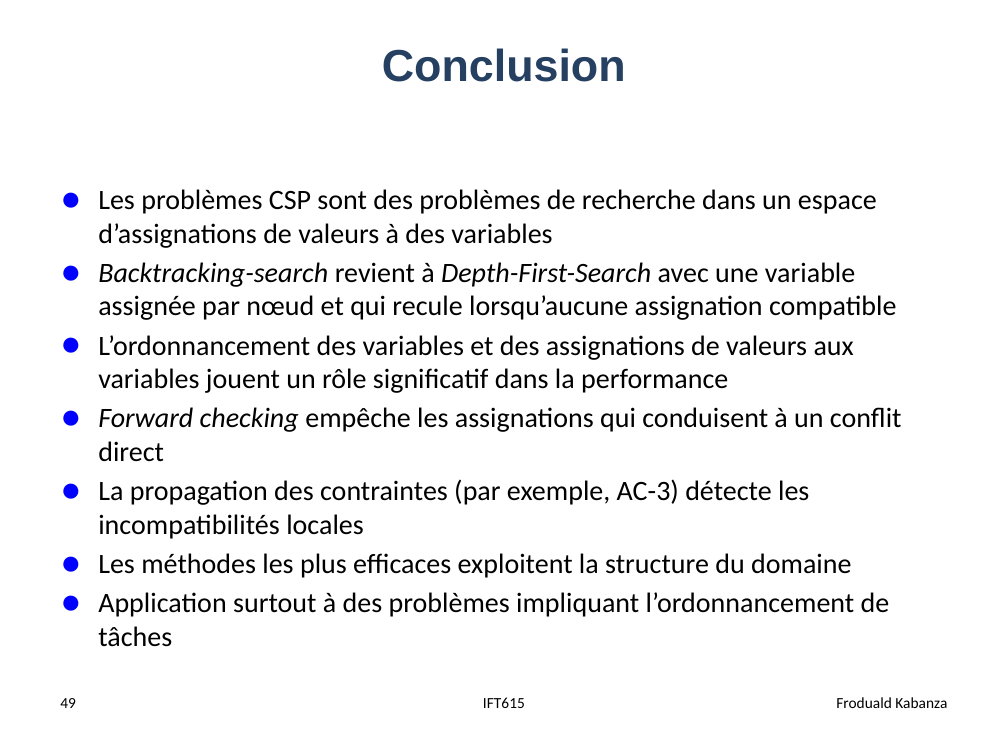
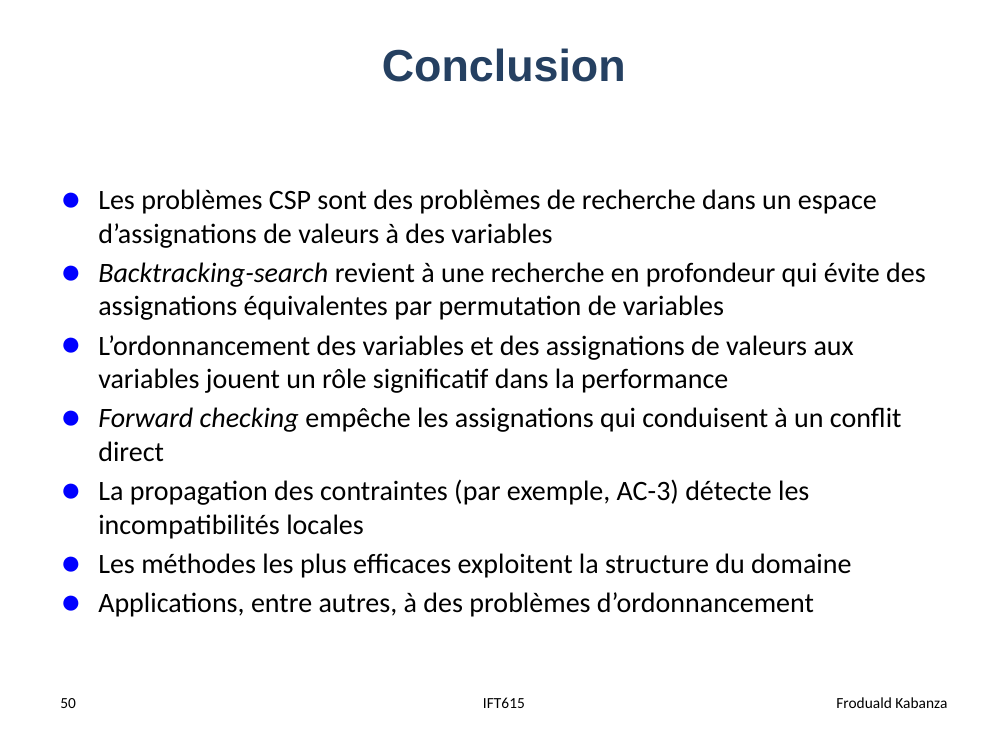
Before and after one commit to djeffkanda/djeffkanda.github.io, a slide deck: slide 50 of ift/assets/slides/ift615-19-Recherche locale par la satisfaction de contraintes.pptx (slide 49 before the commit). Drawn at 1008x756 pixels with LibreOffice and Linux fonts; fonts in the diff are those of the drawing. Boxes give left, top, right and bottom in pixels: in the first picture for what was removed or moved away, otherwise in the second. Text is boxed around its words. In the diff, an @@ line names an element or a change of style, - is before the commit and + after.

```diff
--- a/ift/assets/slides/ift615-19-Recherche locale par la satisfaction de contraintes.pptx
+++ b/ift/assets/slides/ift615-19-Recherche locale par la satisfaction de contraintes.pptx
@@ text at (x1=98, y1=262, x2=926, y2=320): text changed @@
-● Backtracking-search revient à Depth-First-Search avec une variable assignée par nœud et qui recule lorsqu’aucune assignation compatible
+● Backtracking-search revient à une recherche en profondeur qui évite des assignations équivalentes par permutation de variables
@@ text at (x1=98, y1=592, x2=814, y2=617): text changed @@
-● Application surtout à des problèmes impliquant l’ordonnancement de tâches
+● Applications, entre autres, à des problèmes d’ordonnancement
@@ page number at (x1=60, y1=698, x2=76, y2=708): text changed @@
-49
+50
```
Also in this commit, not shown: 5 other slides changed, 1 slide added, 5 other files.
